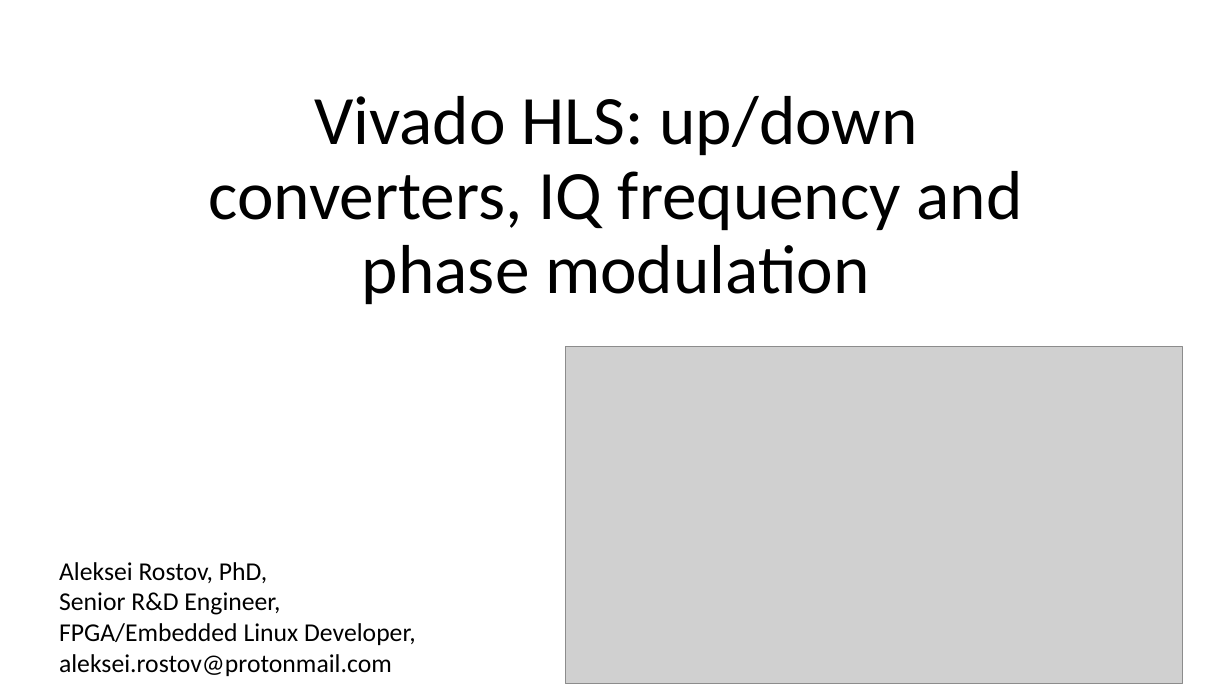
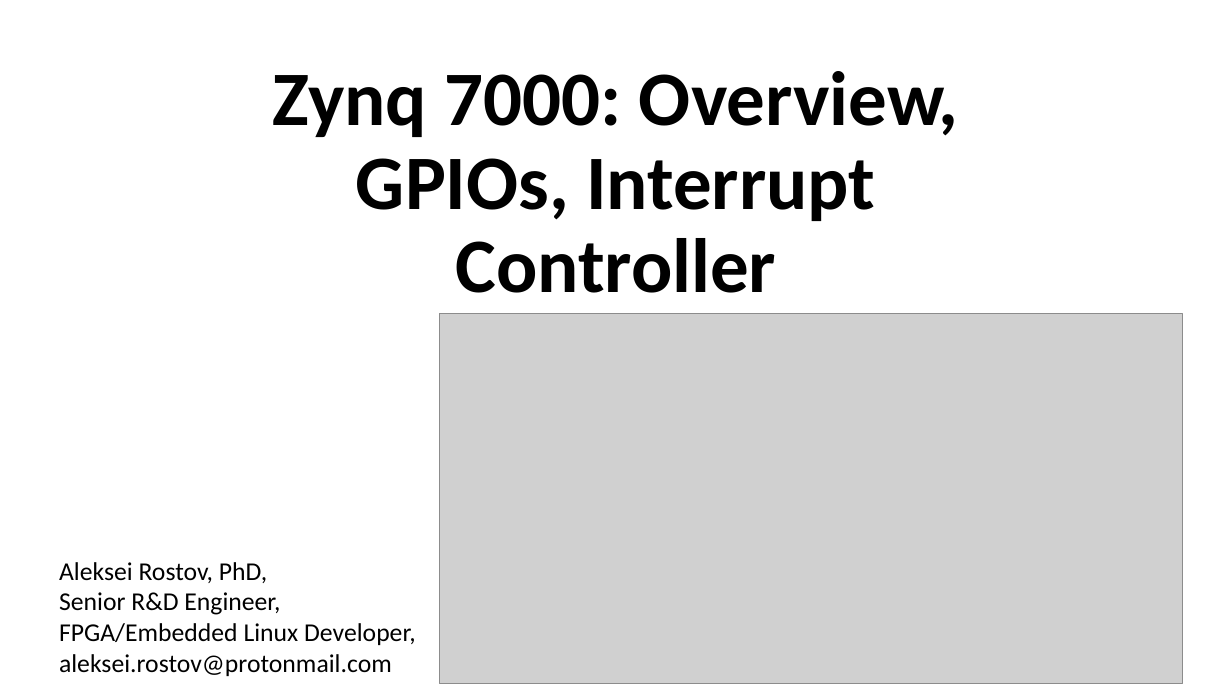
Before and after one commit to farbius/kb_radar_course, a slide deck: slide 1 of lesson_9/presentation/zynq_system_0v.pptx. Drawn at 1232x693 pixels with LibreOffice and Linux fonts; fonts in the diff are those of the drawing; grey boxes stand for pictures. Boxes give left, top, right and bottom in pixels: in the first picture for what was removed or moved away, otherwise in the second. Text is boxed around its words. In the diff, an @@ line names an element or a change of style, - is before the commit and + after.

```diff
--- a/lesson_9/presentation/zynq_system_0v.pptx
+++ b/lesson_9/presentation/zynq_system_0v.pptx
@@ title at box(273, 71, 959, 293): text changed; size 54 to 60 pt; bold on @@
-Vivado HLS: up/down converters, IQ frequency and phase modulation
+Zynq 7000: Overview, GPIOs, Interrupt Controller
@@ picture: place and size @@
-picture at box(566, 347, 1183, 684)
+picture at box(440, 313, 1183, 683)
```
Also in this commit, not shown: 1 other slide changed, 2 slides added, 2 slides removed, 1 other file.
